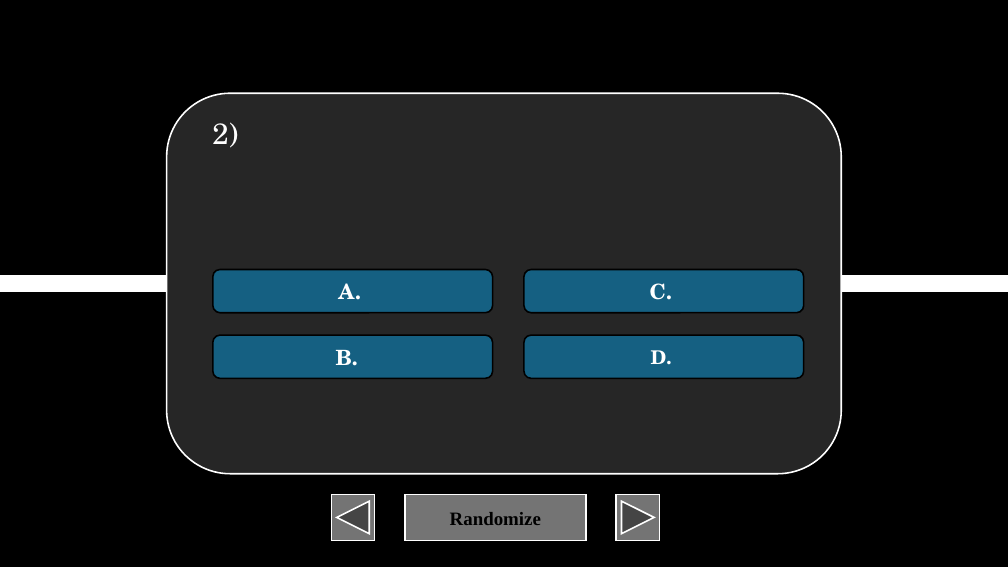
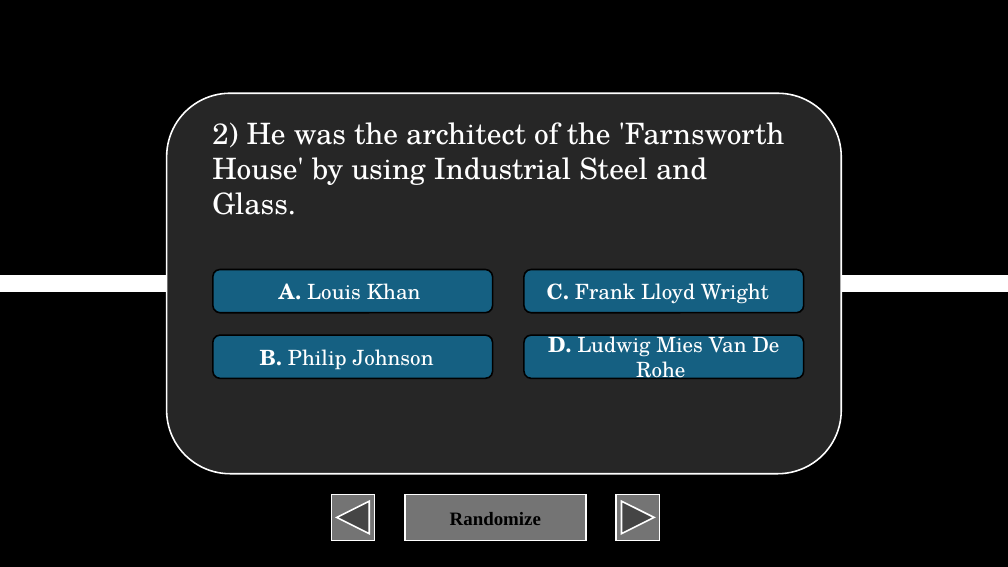
Before and after one commit to XIvanSolomonX/Archi-Reviewer, a slide deck: slide 3 of TOA.pptm. Drawn at 1008x567 pixels with LibreOffice and Linux fonts; fonts in the diff are those of the drawing. Boxes give left, top, right and bottom in pixels: in the first picture for what was removed or moved away, otherwise in the second. Text is boxed around its words. In the diff, an @@ line names an element or a change of style, - is before the commit and + after.

```diff
--- a/TOA.pptm
+++ b/TOA.pptm
@@ text at (212,122,784,185): text changed @@
-2)
+2) He was the architect of the 'Farnsworth House' by using Industrial Steel and Glass.
@@ text in rounded rectangle at (279,283,421,300): text changed; bold off @@
-A.
+A. Louis Khan
@@ text in rounded rectangle at (547,283,769,304): text changed; bold off @@
-C.
+C. Frank Lloyd Wright
@@ text in rounded rectangle at (260,349,434,370): text changed; bold off @@
-B.
+B. Philip Johnson
@@ text in rounded rectangle at (548,331,780,384): text changed; size 18 to 20 pt; bold off @@
-D.
+D. Ludwig Mies Van De Rohe
```
Also in this commit, not shown: 10 other slides changed, 40 slides added.
